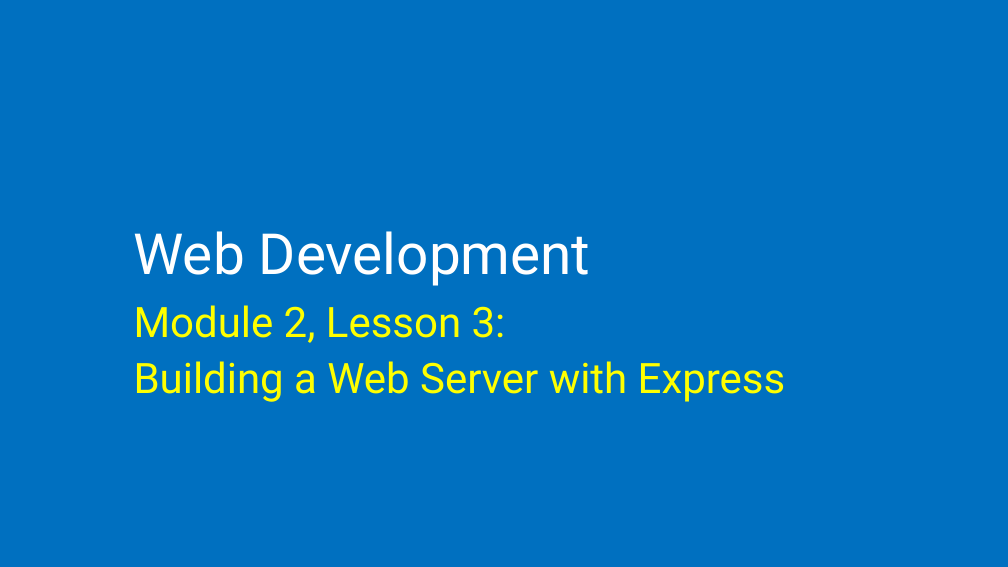
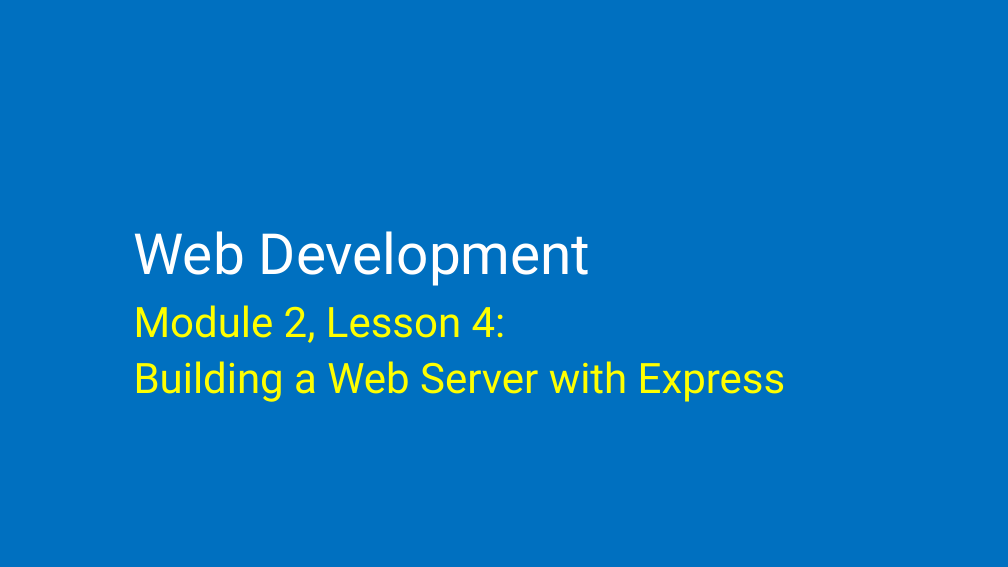
Before and after one commit to microsoft/AcademicContent, a slide deck: slide 1 of Complimentary Course Content/Module2/Lessons/Module2_Lesson4 Building a Web Application Server with Express.pptx. Drawn at 1008x567 pixels with LibreOffice and Linux fonts; fonts in the diff are those of the drawing. Boxes give left, top, right and bottom in pixels: in the first picture for what was removed or moved away, otherwise in the second. Text is boxed around its words. In the diff, an @@ line names an element or a change of style, - is before the commit and + after.

Commit message:
removing lesson4 lab and code, updating ppts with correct titles, merging in Susans Lab 6 changes, updating Azats pictures to remove id info

```diff
--- a/Complimentary Course Content/Module2/Lessons/Module2_Lesson4 Building a Web Application Server with Express.pptx
+++ b/Complimentary Course Content/Module2/Lessons/Module2_Lesson4 Building a Web Application Server with Express.pptx
@@ subtitle at [134, 305, 506, 343]: text changed @@
-Module 2, Lesson 3:
+Module 2, Lesson 4:
```
Also in this commit, not shown: 14 other files.
